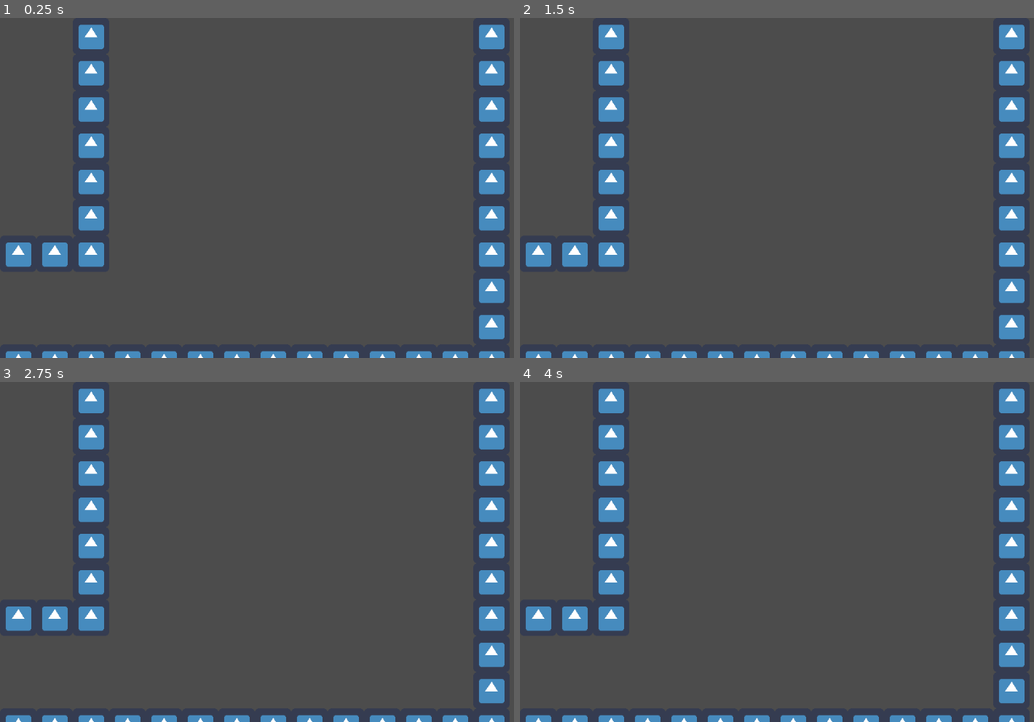
Above: before the commit, frames 1-4 (two rows, left to right).
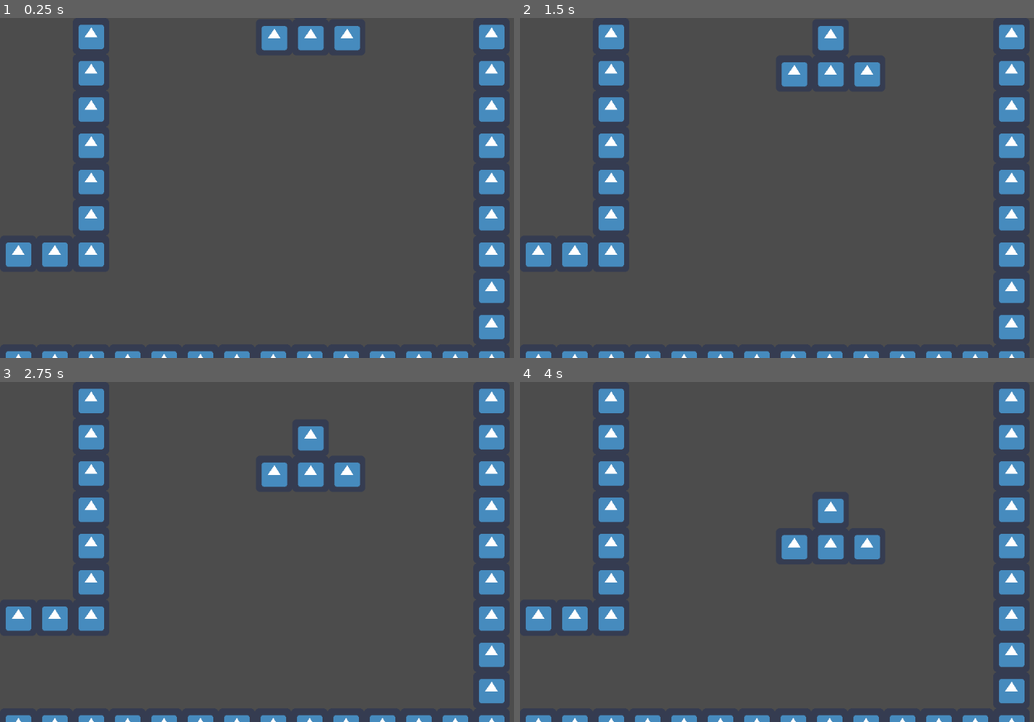
Above: after the commit, the same moments.

Repository: Diogoamorim27/TetrisDungeon
Game: Godot game, scene res://Sala.tscn
The game is run twice, just before and just after one commit, with the same random seed, the same clock (stepped at 60 frames per second) and the same inputs. The engine's default icon, where the game draws it, is replaced by a stand-in: a white triangle on a blue panel in a dark square.
Inputs:
- Up to frame 1 (0.25 s): no input
- Up to frame 2 (1.5 s): tap Enter at 0.5 s; tap Space at 1.25 s
- Up to frame 3 (2.75 s): no input
- Up to frame 4 (4 s): tap Enter at 2.75 s; tap Space at 3.5 s

The runs differ from the first frame. In frame 1, 1.1% of the frame differs, in the area x 50-71%, y 2-10%; in frame 2, 1.5%, in the area x 50-71%, y 2-21%; in frame 3, 1.5%; in frame 4, 1.5%.
Error before the commit: Parse Error: Can't preload resource at path: res://T.tscn (res://Sala.gd:19)

Commit message:
Modulos de spawn adicionados e funcionando (ainda preciso consertar instance)

Diff:
--- a/Sala.gd
+++ b/Sala.gd
@@ -1,16 +1,17 @@
 extends Node
 const SPRITE_SIZE = 64
 const SPRITE_FIRST_POS = 96
-const NOME_DE_ARQUIVO_T = "res://T.tscn"
+const NOME_DE_ARQUIVO_T = "res://T1.tscn"
 
 var spawnPosition
 var timer
 var TResource
 var T
+var spawnPoints
 
 
 func _ready():
-
+	spawnPoints = $SpawnPoints.get_children()
 	timer = Timer.new()
 	timer.connect("timeout",self,"_on_timer_timeout")
 	add_child(timer)
@@ -18,21 +19,21 @@
 	timer.start()
 	TResource = preload(NOME_DE_ARQUIVO_T)
 	T = TResource.instance()
-	T.position.y = 64
-	spawnPosition = (randi() % 10) * 64 + SPRITE_FIRST_POS
-	T.position.x = spawnPosition
+	spawnPosition = spawnPoints[randi() % 10].global_position
 	self.add_child(T)
+	T.global_position = spawnPosition
+
 
 	pass
 
 func _on_timer_timeout():
-	#T.free()
+	T.free()
 	randomize()
 	T = TResource.instance()
-	T.position.y = 64
-	spawnPosition = (randi() % 10) * 64 + SPRITE_FIRST_POS
-	T.position.x = spawnPosition
+	spawnPosition = spawnPoints[randi() % 10].global_position
 	self.add_child(T)
+	T.global_position = spawnPosition
+
 
 	pass
 #func _process(delta):
Renamed: LReverso1.tscn -> J1.tscn
Renamed: LReverso2.tscn -> J2.tscn
Renamed: LReverso3.tscn -> J3.tscn
Renamed: LReverso4.tscn -> J4.tscn
